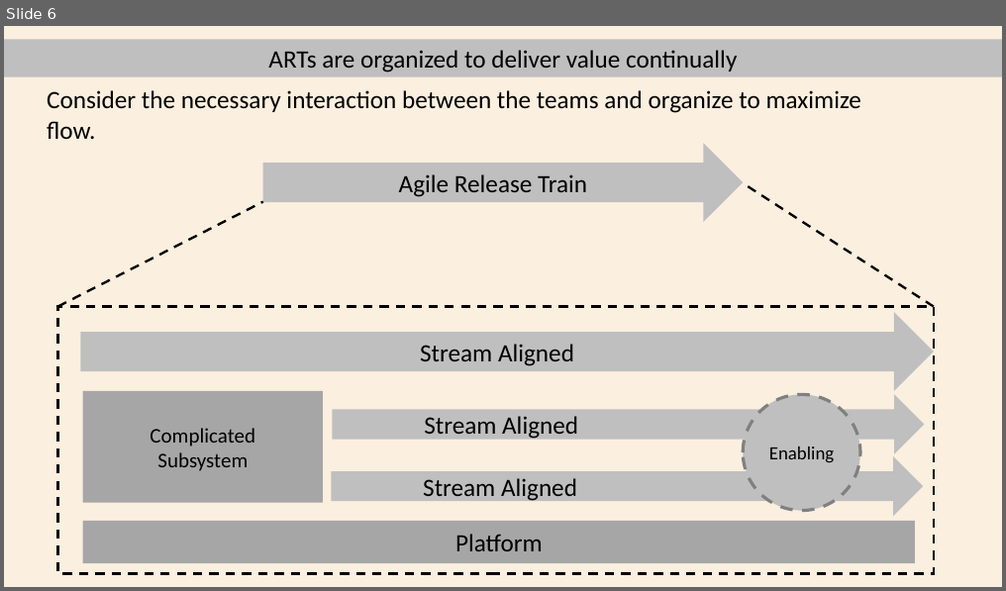
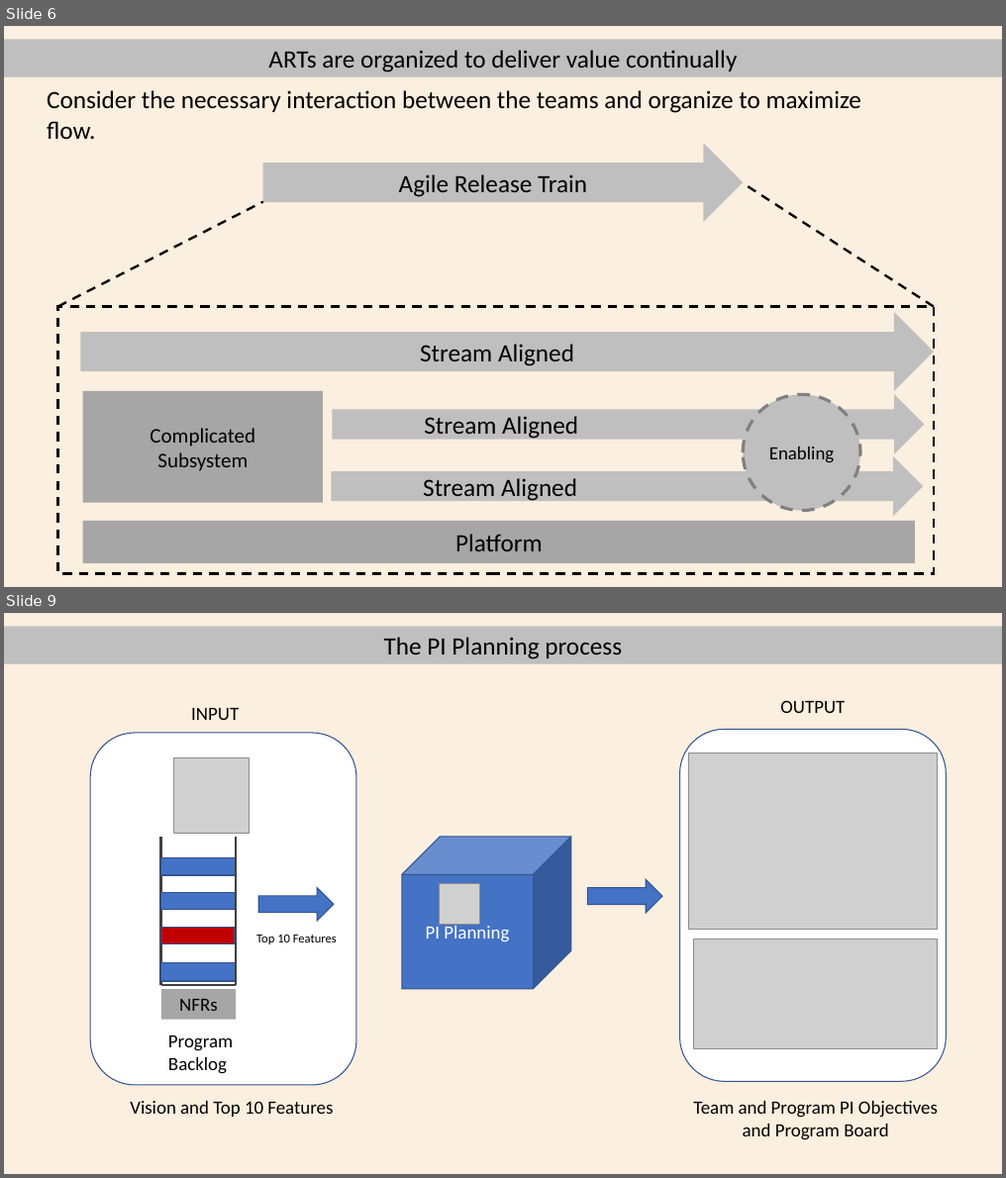
Before and after one commit to r5b6/ppt, a slide deck: agile rohit anish.pptx. Shown one above the other, each under a label of ours: slide 6 before the commit, slides 6 and 9 after it; the slides between them are not shown. The pictures are 1006x591 and 1006x1178 pixels, drawn with LibreOffice and Linux fonts; fonts in the diff are those of the drawing; grey boxes stand for pictures. Boxes give left, top, right and bottom in pixels: in the first picture for what was removed or moved away, otherwise in the second. Text is boxed around its words. In the diff, an @@ line names an element or a change of style, - is before the commit and + after.

```diff
--- a/agile rohit anish.pptx
+++ b/agile rohit anish.pptx
@@ slide 9 added at (4, 613, 1002, 1174), background #FBEFDF @@
@@ rectangle added at (4, 627, 1002, 663), fill #BFBFBF, 24 pt, text #000000 @@
+The PI Planning process
@@ text added at (780, 700, 845, 713), 18 pt, text #000000 @@
+OUTPUT
@@ text added at (191, 708, 239, 720), 18 pt, text #000000 @@
+INPUT
@@ rounded rectangle added at (680, 729, 946, 1081), fill #FFFFFF, outline #325491 1 pt @@
@@ rounded rectangle added at (90, 733, 356, 1085), fill #FFFFFF, outline #325491 1 pt @@
@@ picture added at (174, 759, 249, 833) @@
@@ picture added at (688, 753, 938, 929) @@
@@ cube added at (402, 837, 571, 989), fill #4472C4, outline #325491 1 pt, 18 pt, text #FFFFFF @@
+PI Planning
@@ right arrow added at (588, 879, 662, 912), fill #4472C4, outline #325491 1 pt @@
@@ right arrow added at (258, 888, 334, 921), fill #4472C4, outline #325491 1 pt @@
@@ picture added at (439, 884, 479, 925) @@
@@ group added at (161, 837, 236, 986): 4 rectangles, 3 lines @@
@@ text added at (256, 935, 337, 945), 12 pt, text #000000 @@
+Top 10 Features
@@ picture added at (693, 939, 938, 1050) @@
@@ rectangle added at (161, 989, 236, 1020), fill #A6A6A6, 18 pt, text #000000 @@
+NFRs
@@ text added at (168, 1036, 233, 1074), 18 pt, text #000000 @@
+Program Backlog
@@ text added at (130, 1101, 333, 1117), 18 pt, text #000000 @@
+Vision and Top 10 Features
@@ text added at (693, 1101, 938, 1141), 18 pt, text #000000 @@
+Team and Program PI Objectives and Program Board
```
Also in this commit, not shown: 1 slide changed, 4 other slides added.
